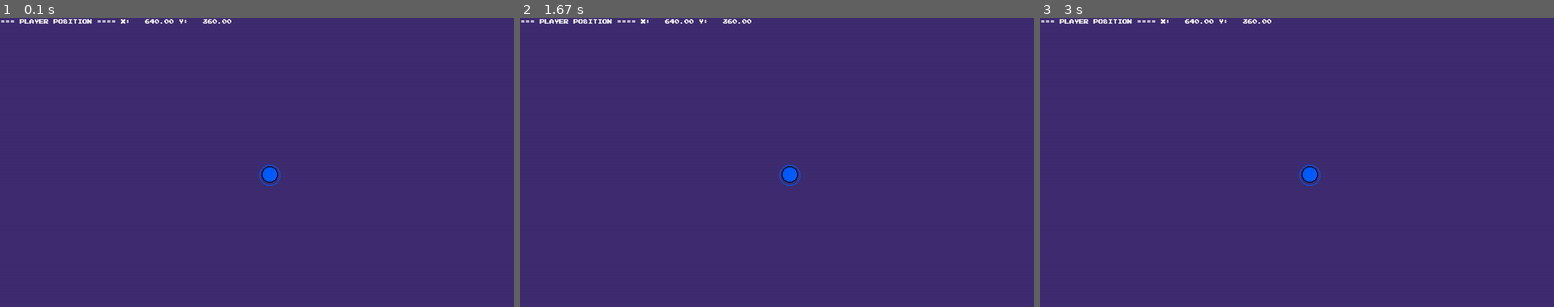
Above: before the commit, frames 1-3 (left to right).
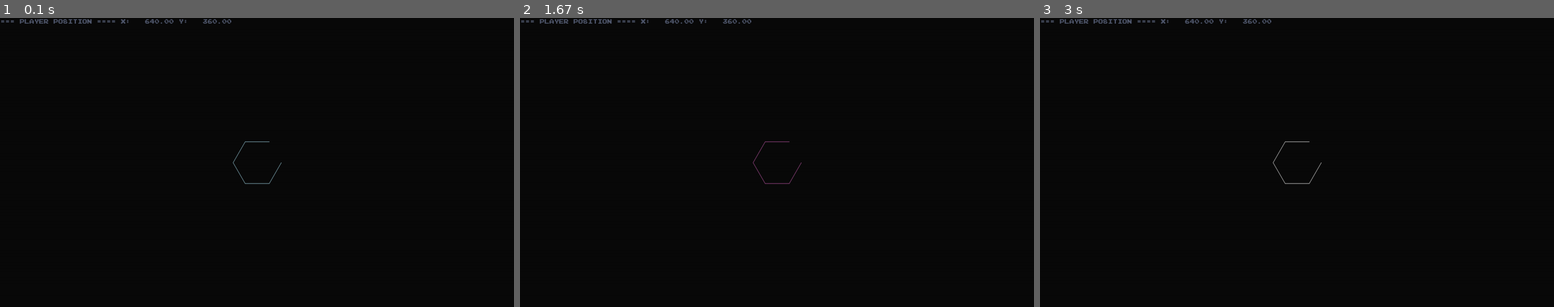
Above: after the commit, the same moments.

Repository: jwannamaker/PolyBounce
Game: pygame game, started from main.py
Same seed, same stepped clock (60 frames per second), same inputs: the game is played once before the commit and once after it.
Inputs:
- Up to frame 1 (0.1 s): no input
- Up to frame 2 (1.67 s): hold D 0.33-0.8 s; hold W 0.83-1.3 s
- Up to frame 3 (3 s): hold A 1.83-2.37 s; hold S 2.4-2.87 s

The runs differ from the first frame. In frame 1, 100% of the frame differs, in the area x 0-100%, y 0-100%; in frame 2, 100%; in frame 3, 100%.

Commit message:
Hexagon displays on screen

Diff:
--- a/hexagon.py
+++ b/hexagon.py
@@ -30,7 +30,7 @@
 
     def __init__(self, radius, N=6, inner_ring=None):
         pygame.sprite.Sprite.__init__(self)
-        self.N = (N)            # number of sides
+        self.N = N            # number of sides
         self.center = CENTER
         self.radius = radius
         # self.active = False     # active ==> ball currently inside
@@ -38,7 +38,7 @@
         self.vertices = self.get_vertices()
         # self.lines =
 
-        self.base_surface = pygame.display.get_surface()
+        # self.base_surface = pygame.display.get_surface()
         self.image = pygame.Surface(SIZE, pygame.SRCALPHA, 32)
         self.rect = self.image.get_rect()
         self.rect.topleft = (self.center.x - self.radius, self.center.y - self.radius)
@@ -68,7 +68,7 @@
 
 
     def update(self):
-        self.draw()
+        pygame.draw.aalines(pygame.display.get_surface(), random.choice(list(RING_PALLETE.values())), False, self.vertices)
 
 
 
--- a/hexkey_utils.py
+++ b/hexkey_utils.py
@@ -12,6 +12,7 @@
 CENTER = pygame.Vector2(SCREEN_WIDTH / 2, SCREEN_HEIGHT / 2)
 
 BACKGROUND_PALLETE = {
+    'black': (10, 10, 10),
     'magenta': (129, 55, 113),
     'dark-purple': (63, 45, 112),
     'grey-blue': (83, 91, 113)
--- a/main.py
+++ b/main.py
@@ -48,9 +48,11 @@
                 if event.key == pygame.K_a:
                     # TODO ring call
                     print('Move current ring counterclockwise')
+                    ring.ccw_rotate()
                 if event.key == pygame.K_d:
                     # TODO ring call
                     print('Move current ring clockwise')
+                    ring.cw_rotate()
 
                 if event.key == pygame.K_SPACE:
                     # TODO player_ball call
@@ -58,7 +60,7 @@
                 if event.key == pygame.K_LSHIFT:
                     # TODO player_ball call
                     print('FREEZE player_ball')
-            else:
+            else: # elif event.type == pygame.KEYUP:
 
 
                 # TODO Move player_ball according to kinematics.
@@ -67,15 +69,12 @@
                 player_ball.falling = True
 
 
-        # refresh_background(screen)
-        # screen.blit(background, (0, 0))
+        screen.fill(BACKGROUND_PALLETE['black'])
         info_msg =  '=== Player Position ====\n' + \
                     f'X: {player_ball.position.x:8.2f}\n' + \
                     f'Y: {player_ball.position.y:8.2f}'
-        show_stats(screen, font, info_msg)
-
-
-        player_ball.update(dt)
+        screen.blit(font.render(info_msg, True, BACKGROUND_PALLETE['grey-blue']), (0, 0))
+        sprites.update()
         sprites.draw(screen)
         pygame.display.flip()
 
--- a/player.py
+++ b/player.py
@@ -16,28 +16,28 @@
         self.velocity = pygame.Vector2(0, 0)
         self.acceleration = pygame.Vector2(0, 0)
 
-    def update(self, dt):
-        '''
+    def update(self):
+        keys = pygame.key.get_pressed()
+
         if keys[pygame.K_w] and self.position.y - self.radius > 0:
-            self.velocity.y *= -10
-            self.position.y -= self.velocity.y * dt
+            self.position.y -= self.velocity.y
         if keys[pygame.K_s] and self.position.y + self.radius < SCREEN_HEIGHT:
-            self.velocity.y *= 10
-            self.position.y += self.velocity.y * dt
+            self.position.y += self.velocity.y
 
         if keys[pygame.K_a] and self.position.x - self.radius > 0:
-            self.velocity.x *= -10
-            self.position.x -= self.velocity.x * dt
+            self.position.x -= self.velocity.x
         if keys[pygame.K_d] and self.position.x + self.radius < SCREEN_WIDTH:
-            self.velocity.x *= 10
-            self.position.x += self.velocity.x * dt
-        '''
+            self.position.x += self.velocity.x
+
 
         self.rect.move_ip(self.position.x, self.position.y)
 
     def jump(self):
         # TODO can only jump if the ball is on the ground
         print('Jumping the ball')
+        # TODO define the increase in height amount
+        # TODO remember projectile motion, gravity is working the whole time
+        self.physics()
 
     def physics(self):
         self.acceleration = GRAVITY
@@ -45,3 +45,4 @@
         self.velocity.y += self.acceleration.y * 0.1
 
         self.position.y += self.velocity.y * 0.1
+        # TODO boundary check this
